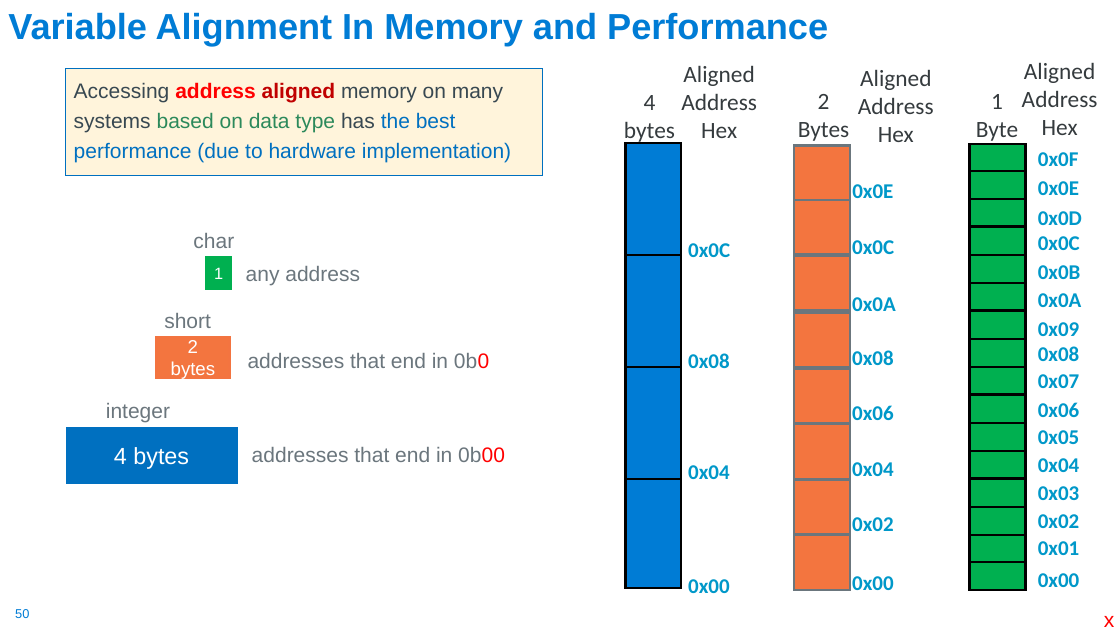
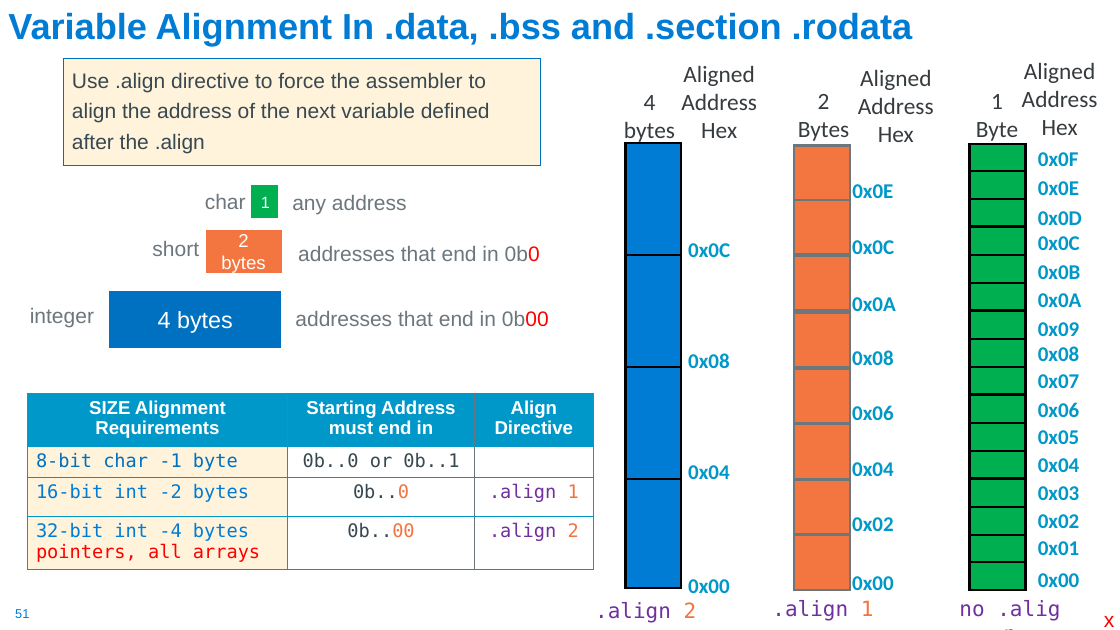
Before and after one commit to cse30-sp24/Muller-Slides, a slide deck: slide 51 of 06-Arm-Part3.pptx (slide 50 before the commit). Drawn at 1120x630 pixels with LibreOffice and Linux fonts; fonts in the diff are those of the drawing. Boxes give left, top, right and bottom in pixels: in the first picture for what was removed or moved away, otherwise in the second. Text is boxed around its words. In the diff, an @@ line names an element or a change of style, - is before the commit and + after.

```diff
--- a/06-Arm-Part3.pptx
+++ b/06-Arm-Part3.pptx
@@ title at [8,12,912,46]: text changed @@
-Variable Alignment In Memory and Performance
+Variable Alignment In .data, .bss and .section .rodata
@@ text "Use .align directive to force ...": place and size @@
-text "Use .align directive to force ..." at [66,68,543,176]
+text "Use .align directive to force ..." at [64,59,541,166]
@@ text at [72,72,490,153]: text changed; text colour #0070C0 to #384851 @@
-Accessing address aligned memory on many systems based on data type has the best performance (due to hardware implementation)
+Use .align directive to force the assembler to align the address of the next variable defined after the .align
@@ text "char": place and size @@
-text "char" at [193,233,234,248]
+text "char" at [205,194,246,209]
@@ rectangle "1": place and size @@
-rectangle "1" at [206,258,230,289]
+rectangle "1" at [253,187,277,218]
@@ text "any address": place and size @@
-text "any address" at [246,266,360,285]
+text "any address" at [292,195,407,214]
@@ text "short": place and size @@
-text "short" at [164,313,211,328]
+text "short" at [152,241,199,256]
@@ rectangle "2 bytes": place and size @@
-rectangle "2 bytes" at [156,337,229,377]
+rectangle "2 bytes" at [207,231,280,271]
@@ text "addresses that end in 0b0": place and size @@
-text "addresses that end in 0b0" at [248,353,489,369]
+text "addresses that end in 0b0" at [298,246,540,262]
@@ text "integer": place and size @@
-text "integer" at [106,403,170,423]
+text "integer" at [30,308,94,327]
@@ rectangle "4 bytes": place and size @@
-rectangle "4 bytes" at [67,429,236,482]
+rectangle "4 bytes" at [111,292,280,346]
@@ text "addresses that end in 0b00": place and size @@
-text "addresses that end in 0b00" at [252,447,505,463]
+text "addresses that end in 0b00" at [295,311,549,327]
@@ table added at [28,393,593,570], 4 rows, 3 columns @@
+SIZE Alignment Requirements | Starting Address must end in | Align Directive
+8-bit char -1 byte | 0b..0 or 0b..1 | 
+16-bit int -2 bytes | 0b..0 | .align 1
+32-bit int -4 bytes / pointers, all arrays | 0b..00 | .align 2
@@ page number at [15,609,29,618]: text changed @@
-50
+51
@@ text added at [595,602,697,623], 18 pt, text #7030A0 @@
+.align 2
@@ text added at [772,600,874,621], 18 pt, text #7030A0 @@
+.align 1
@@ text added at [959,604,984,617], 18 pt, text #7030A0 @@
+no .align
```
Also in this commit, not shown: 6 other slides changed, 2 slides added, 3 other files.
